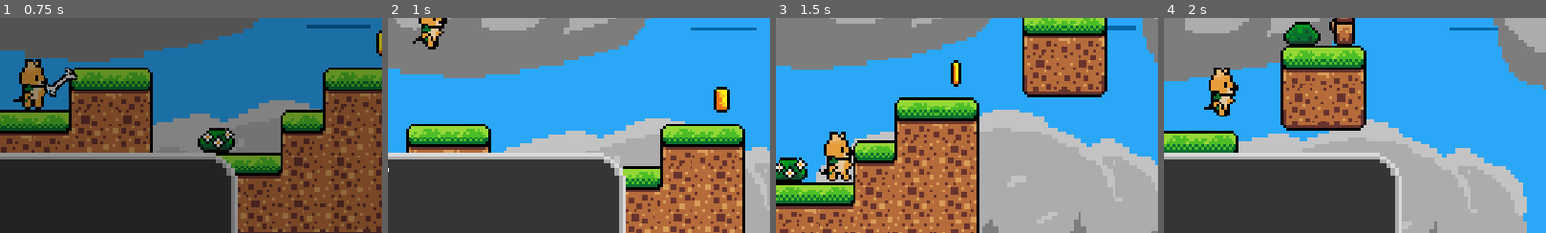
Above: before the commit, frames 1-4 (left to right).
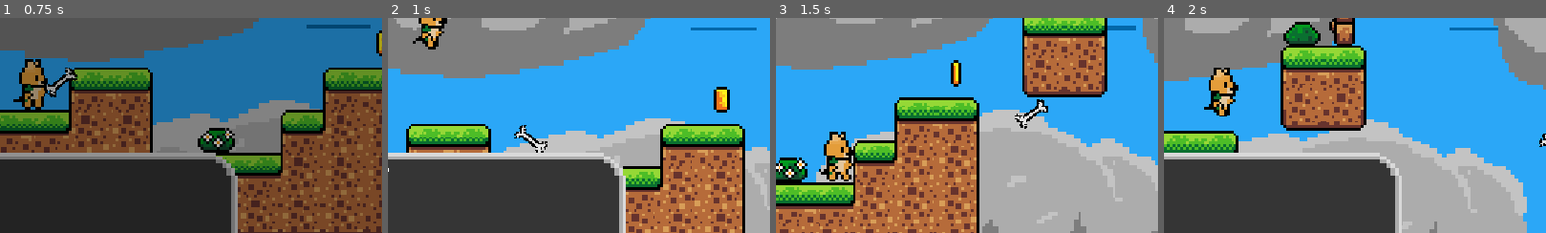
Above: after the commit, the same moments.

Repository: RafaeloxMC/shiba
Game: Godot game, scene res://scenes/main_menu.tscn
Same seed, same stepped clock (60 frames per second), same inputs: the game is played once before the commit and once after it.
Inputs:
- Up to frame 1 (0.75 s): tap Enter (next) at 0.5 s; hold Right (move_right) from 0.53 s (still down); tap S (attack) at 0.6 s
- Up to frame 2 (1 s): keep holding Right (move_right); tap Space (jump) at 0.77 s
- Up to frame 3 (1.5 s): keep holding Right (move_right); tap Enter (next) at 1.35 s
- Up to frame 4 (2 s): keep holding Right (move_right); tap Space (jump) at 1.52 s
The pictures show only the part of the screen within x 50-100%, y 34-84%; the shares and areas given below are measured in that part.

Frame 1 is identical in both runs. In frame 2, 0.4% of the frame differs, in the area x 33-42%, y 49-63%; in frame 3, 0.4%, in the area x 62-72%, y 37-52%; in frame 4, less than 0.1%.

Commit message:
Fix shooting

Diff:
--- a/scripts/bone.gd
+++ b/scripts/bone.gd
@@ -18,9 +18,9 @@
 func _process(delta: float) -> void:
 	if launched:
 		position.x += velocity * delta
-		if ray_cast_2d.is_colliding() && not ray_cast_2d.get_collider().name.begins_with("Nut"):
-			self.queue_free()
-			return
+		#if ray_cast_2d.is_colliding() && not ray_cast_2d.get_collider().name.begins_with("Nut"):
+		#	self.queue_free()
+		#	return
 
 func launch():
 	launched = true
--- a/scripts/main_menu.gd
+++ b/scripts/main_menu.gd
@@ -73,6 +73,7 @@
 			GameManager.reset()
 		GameManager.call_tick_ui()
 		SceneManager.reload_current_level()
+		Engine.time_scale = 1
 		return
 
 	if get_current_button().scene != null:
